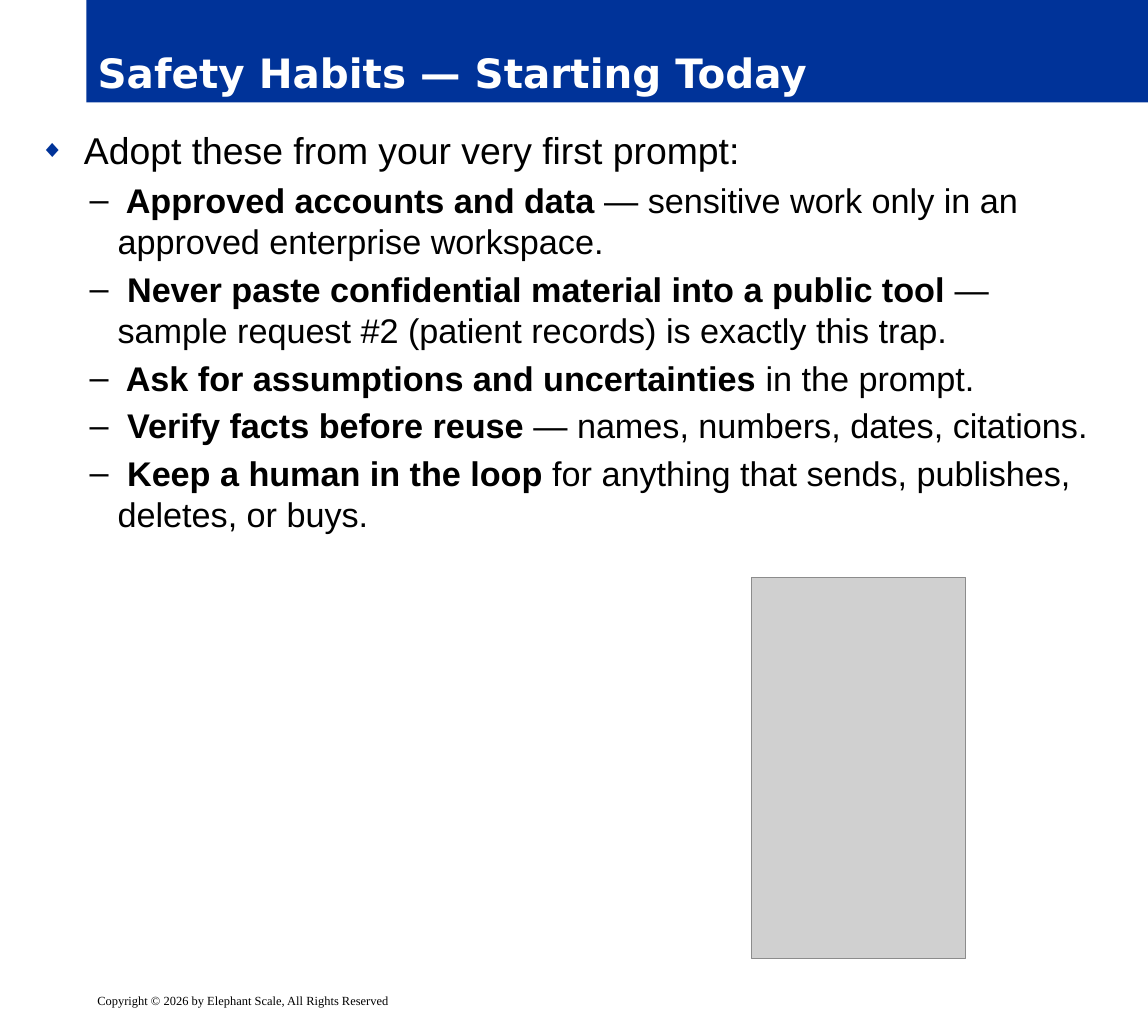
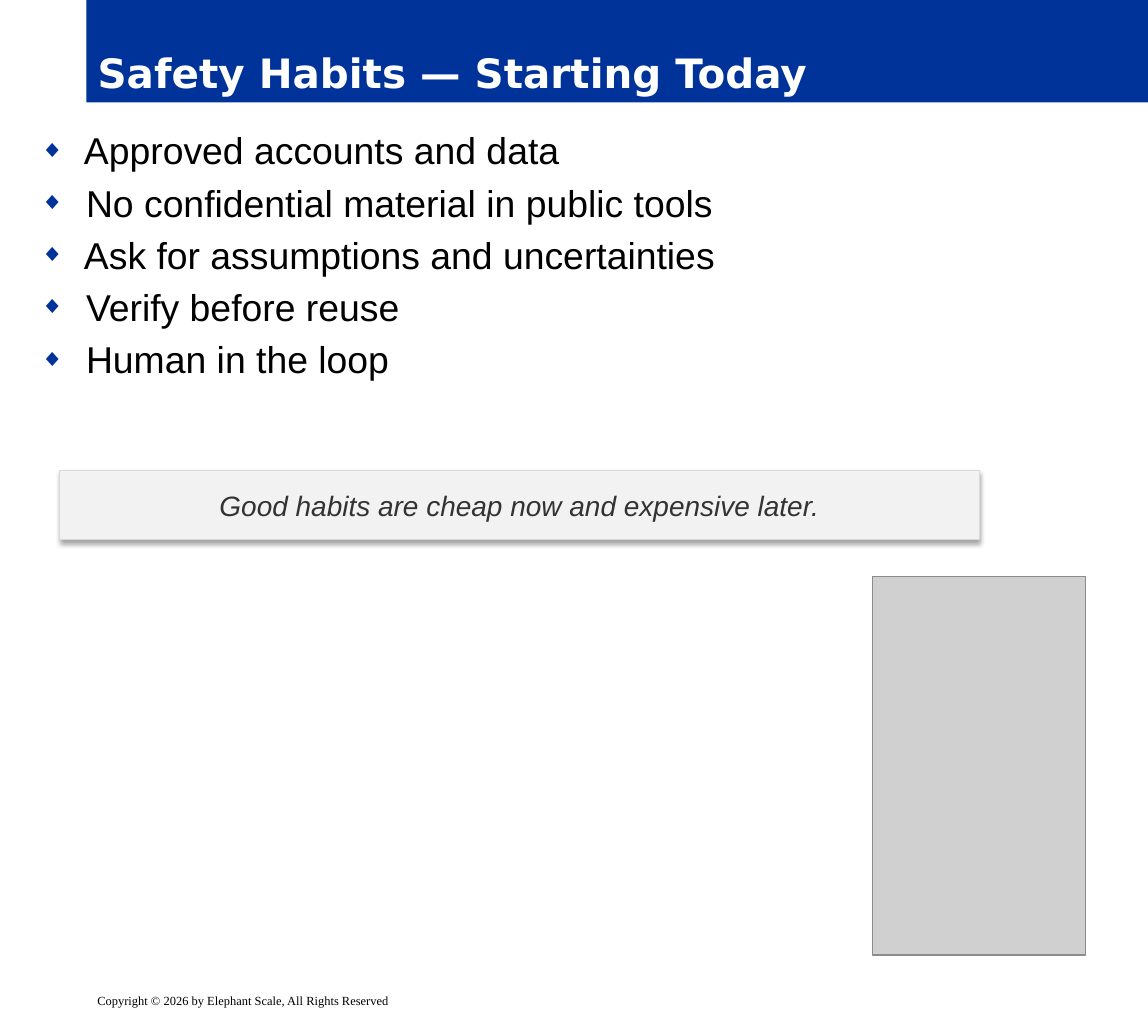
Before and after one commit to elephantscale/ai-automation-essentials, a slide deck: slide 20 of slides/release/01-foundations.pptx. Drawn at 1148x1016 pixels with LibreOffice and Linux fonts; fonts in the diff are those of the drawing; grey boxes stand for pictures; background and template pictures are left out. Boxes give left, top, right and bottom in pixels: in the first picture for what was removed or moved away, otherwise in the second. Text is boxed around its words. In the diff, an @@ line names an element or a change of style, - is before the commit and + after.

```diff
--- a/slides/release/01-foundations.pptx
+++ b/slides/release/01-foundations.pptx
@@ text at box(84, 137, 715, 381): text changed; size 22 to 24 pt @@
-◆ Adopt these from your very first prompt:
-  – Approved accounts and data — sensitive work only in an approved enterprise workspace.
-  – Never paste confidential material into a public tool — sample request #2 (patient records) is exactly this trap.
-  – Ask for assumptions and uncertainties in the prompt.
-  – Verify facts before reuse — names, numbers, dates, citations.
-  – Keep a human in the loop for anything that sends, publishes, deletes, or buys.
+◆ Approved accounts and data
+◆ No confidential material in public tools
+◆ Ask for assumptions and uncertainties
+◆ Verify before reuse
+◆ Human in the loop
@@ rectangle added at box(59, 470, 979, 540), fill #F2F2F2, outline #D9D9D9 0.75 pt, 18 pt, text #333333, italic @@
+Good habits are cheap now and expensive later.
@@ picture: place and size @@
-picture at box(752, 578, 967, 960)
+picture at box(872, 577, 1085, 955)
```
Also in this commit, not shown: 21 other slides changed.
